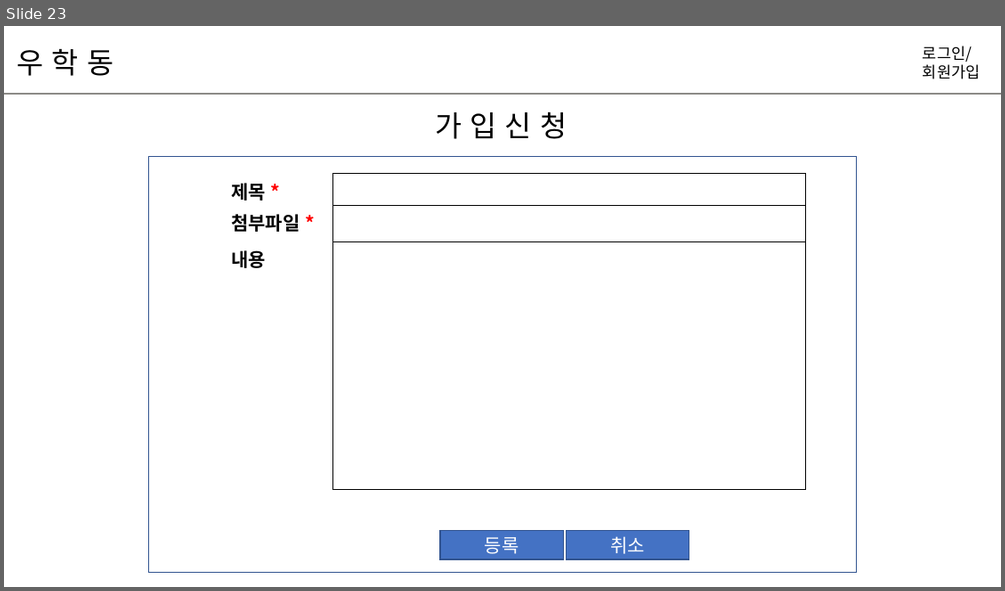
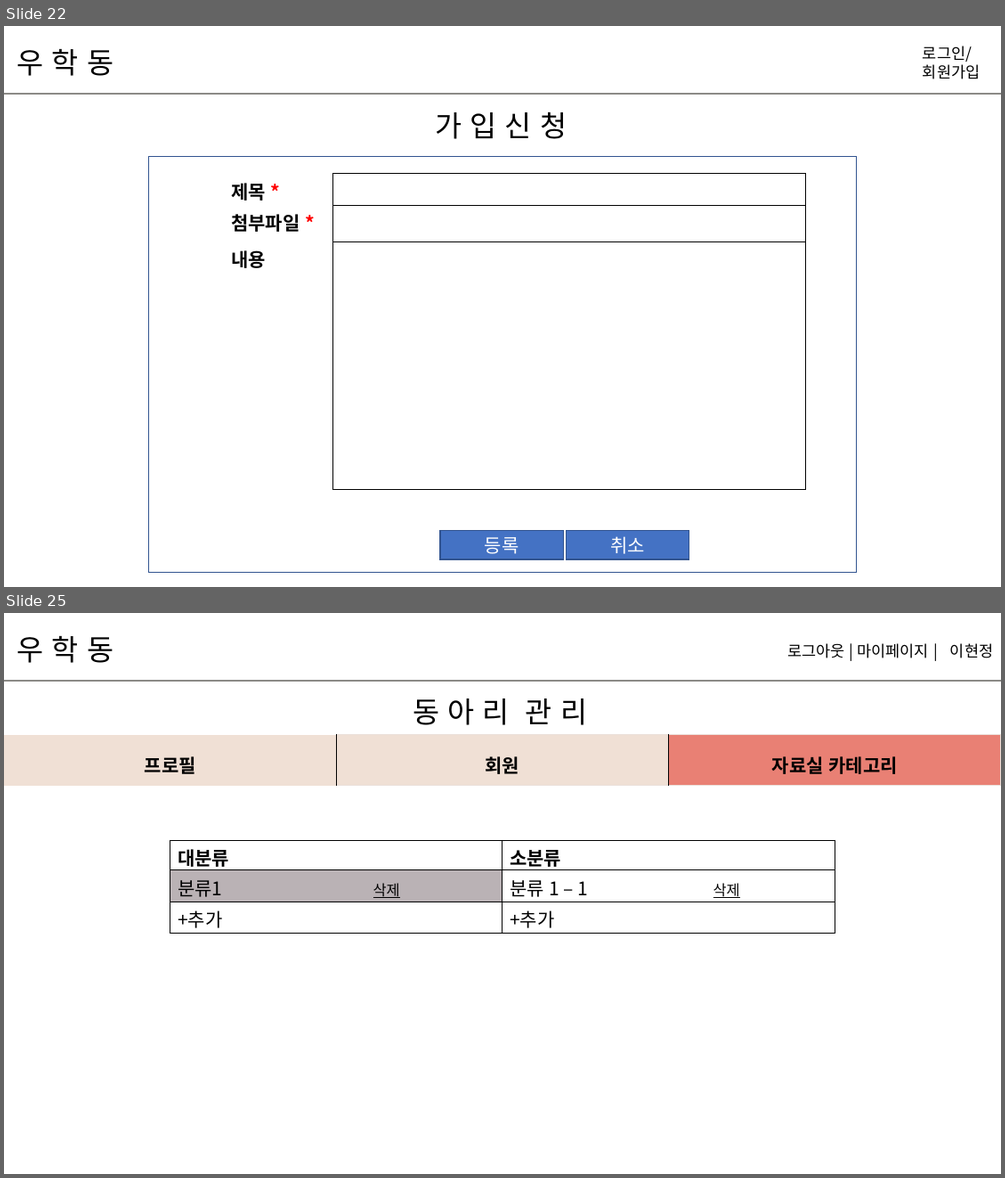
Before and after one commit to hyunniesss/ToyProject, a slide deck: document/와이어프레임/우학동_와이어프레임.pptx. Shown one above the other, each under a label of ours: slide 23 before the commit, slides 22 and 25 after it; the slides between them are not shown. The pictures are 1005x591 and 1005x1178 pixels, drawn with LibreOffice and Linux fonts; fonts in the diff are those of the drawing. Boxes give left, top, right and bottom in pixels: in the first picture for what was removed or moved away, otherwise in the second. Text is boxed around its words. In the diff, an @@ line names an element or a change of style, - is before the commit and + after.

```diff
--- a/document/와이어프레임/우학동_와이어프레임.pptx
+++ b/document/와이어프레임/우학동_와이어프레임.pptx
@@ slide 25 added at bbox=[4, 613, 1001, 1174], background #FFFFFF @@
@@ text added at bbox=[17, 636, 113, 663], 28 pt, text #000000 @@
+우 학 동
@@ text added at bbox=[788, 643, 929, 658], 15 pt, text #000000 @@
+로그아웃 | 마이페이지 |
@@ text added at bbox=[950, 643, 993, 658], 15 pt, text #000000 @@
+이현정
@@ line added from (4, 681) to (1001, 681), #8B8A86 1.5 pt @@
@@ text added at bbox=[413, 698, 587, 725], 28 pt, text #000000 @@
+동 아 리 관 리
@@ table added at bbox=[4, 735, 1000, 786], 1 rows, 3 columns @@
+프로필 | 회원 | 자료실 카테고리
@@ table added at bbox=[170, 840, 834, 933], 3 rows, 2 columns @@
+대분류 | 소분류
+분류1 삭제 | 분류 1 – 1 삭제
++추가 | +추가
@@ what was slide 23 is now slide 22 @@
```
Also in this commit, not shown: 8 slides changed, 1 other slide added.
